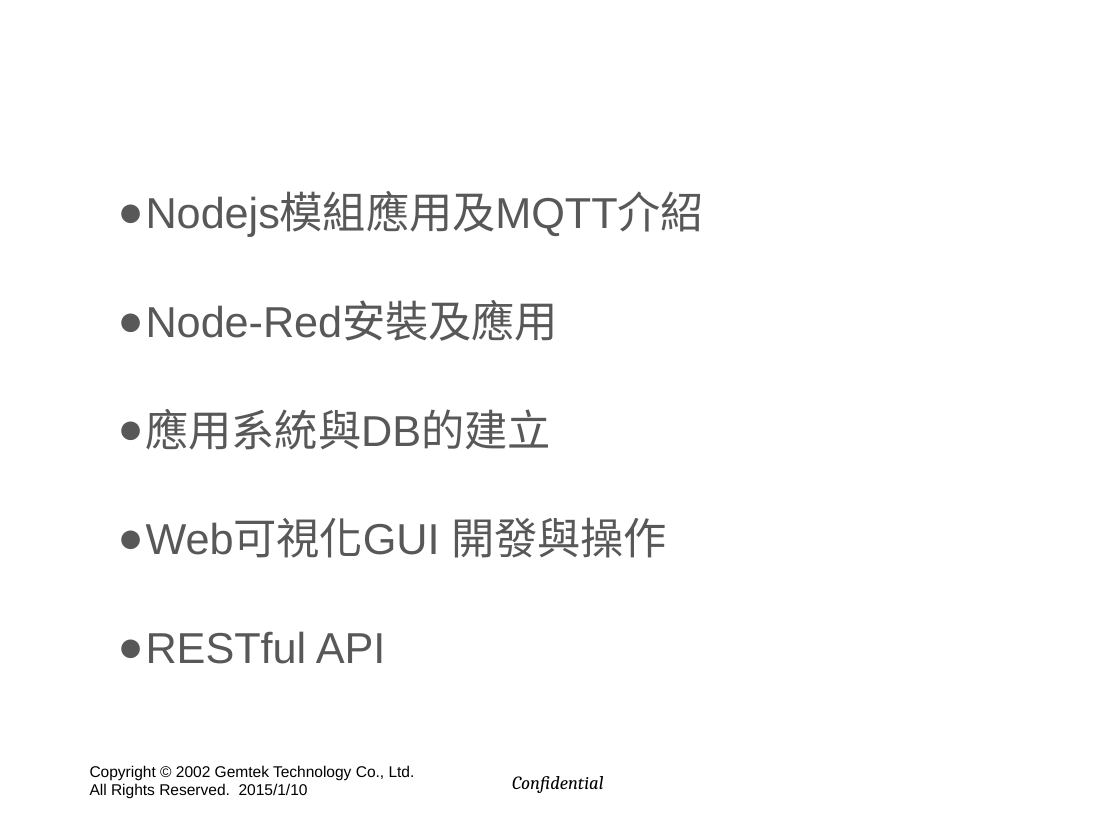
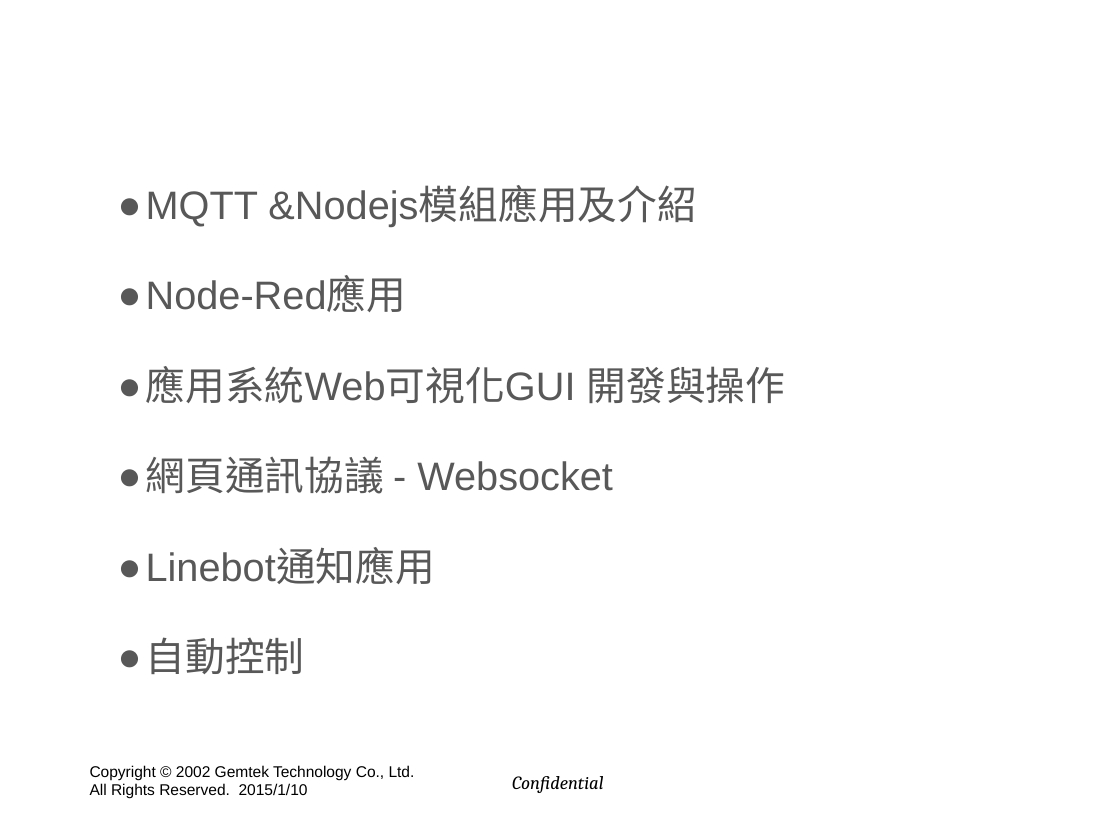
Before and after one commit to hyper570908/nodeDemo, a slide deck: slide 2 of doc/GIot_Session(win7).pptx. Drawn at 1120x840 pixels with LibreOffice and Linux fonts; fonts in the diff are those of the drawing; background and template pictures are left out. Boxes give left, top, right and bottom in pixels: in the first picture for what was removed or moved away, otherwise in the second. Text is boxed around its words. In the diff, an @@ line names an element or a change of style, - is before the commit and + after.

```diff
--- a/doc/GIot_Session(win7).pptx
+++ b/doc/GIot_Session(win7).pptx
@@ text at <box>146,187,786,674</box>: text changed; size 27.8 to 25.5 pt @@
-● Nodejs模組應用及MQTT介紹
-● Node-Red安裝及應用
-● 應用系統與DB的建立
-● Web可視化GUI 開發與操作
-● RESTful API
+● MQTT &Nodejs模組應用及介紹
+● Node-Red應用
+● 應用系統Web可視化GUI 開發與操作
+● 網頁通訊協議 - Websocket
+● Linebot通知應用
+● 自動控制
```
Also in this commit, not shown: 16 other slides changed, 9 slides added, 4 slides removed, 27 other files.
